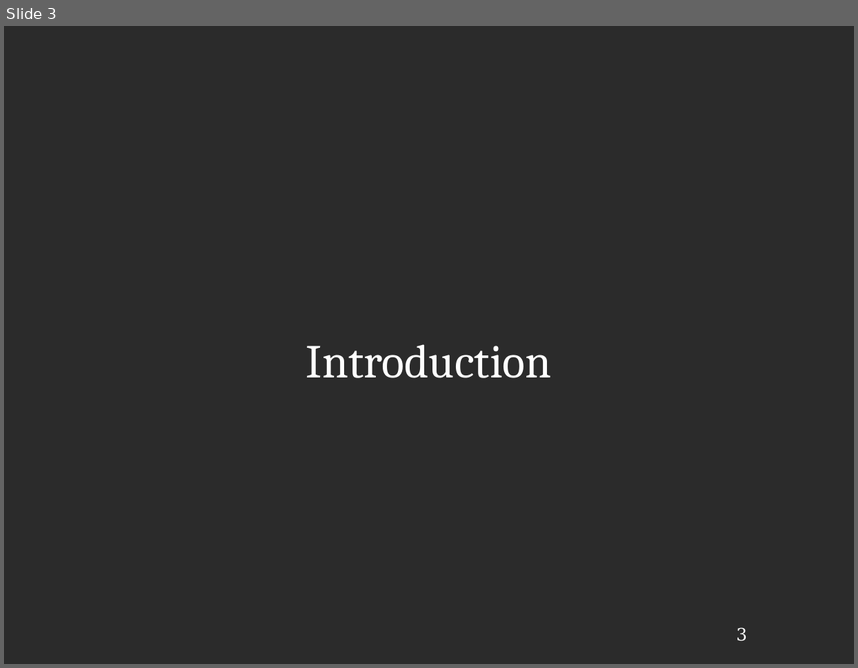
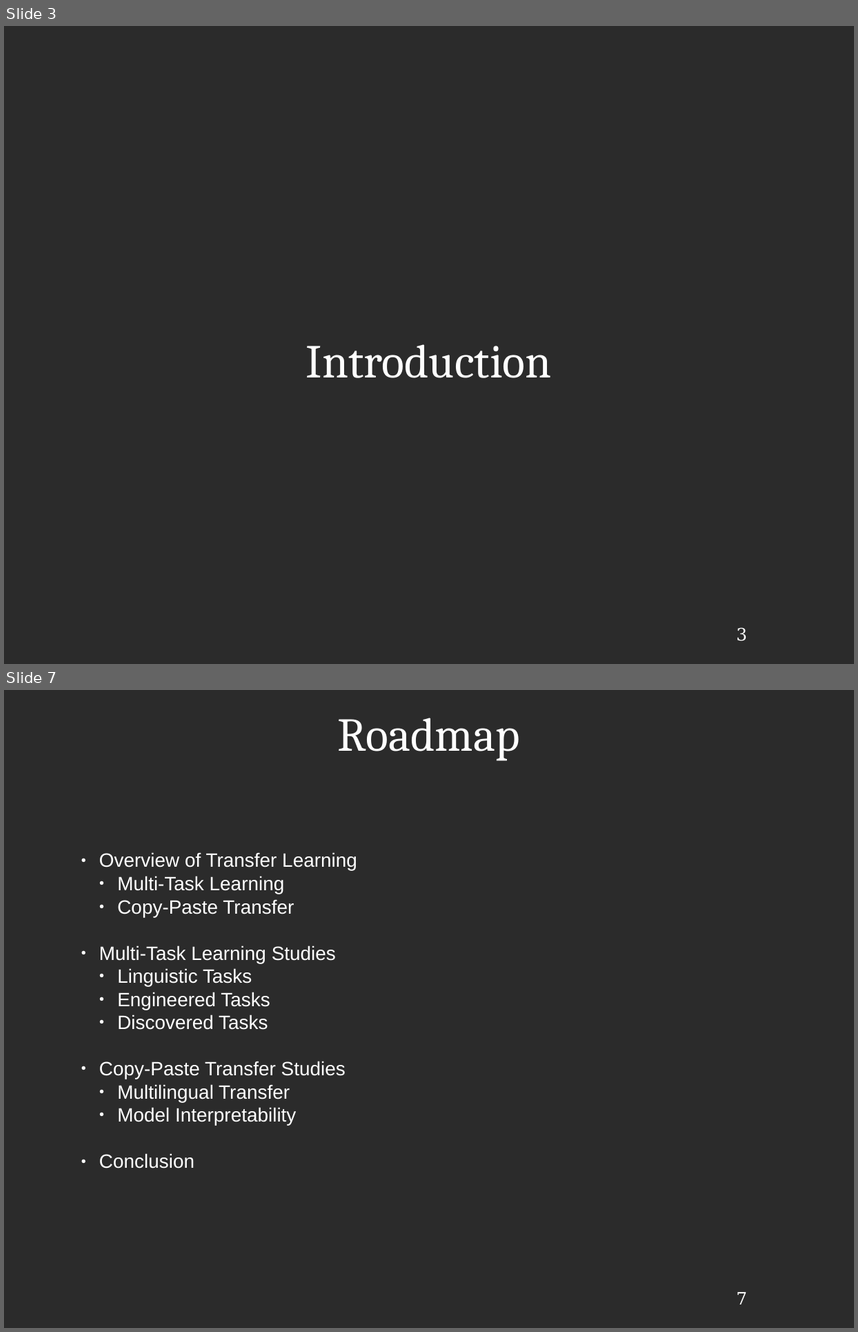
Before and after one commit to JRMeyer/defense, a slide deck: defense.odp. Shown one above the other, each under a label of ours: slide 3 before the commit, slides 3 and 7 after it; the slides between them are not shown. The pictures are 858x668 and 858x1332 pixels, drawn with LibreOffice and Linux fonts; fonts in the diff are those of the drawing; background and template pictures are left out; a plain dark background stands for a picture behind light text. Boxes give left, top, right and bottom in pixels: in the first picture for what was removed or moved away, otherwise in the second. Text is boxed around its words. In the diff, an @@ line names an element or a change of style, - is before the commit and + after.

```diff
--- a/defense.odp
+++ b/defense.odp
@@ slide 7 added at (4,690,854,1328), background picture (left out); not listed: 1 template element that a slide beside it also shows @@
@@ title added at (338,718,520,761), 44 pt, text #FFFFFF @@
+Roadmap
@@ text added at (99,852,357,1125), 18 pt, text #FFFFFF @@
+● Overview of Transfer Learning
+  ● Multi-Task Learning
+  ● Copy-Paste Transfer
+● Multi-Task Learning Studies
+  ● Linguistic Tasks
+  ● Engineered Tasks
+  ● Discovered Tasks
+● Copy-Paste Transfer Studies
+  ● Multilingual Transfer
+  ● Model Interpretability
+● Conclusion
```
Also in this commit, not shown: 18 other slides added, 1 slide removed, 2 other files.
